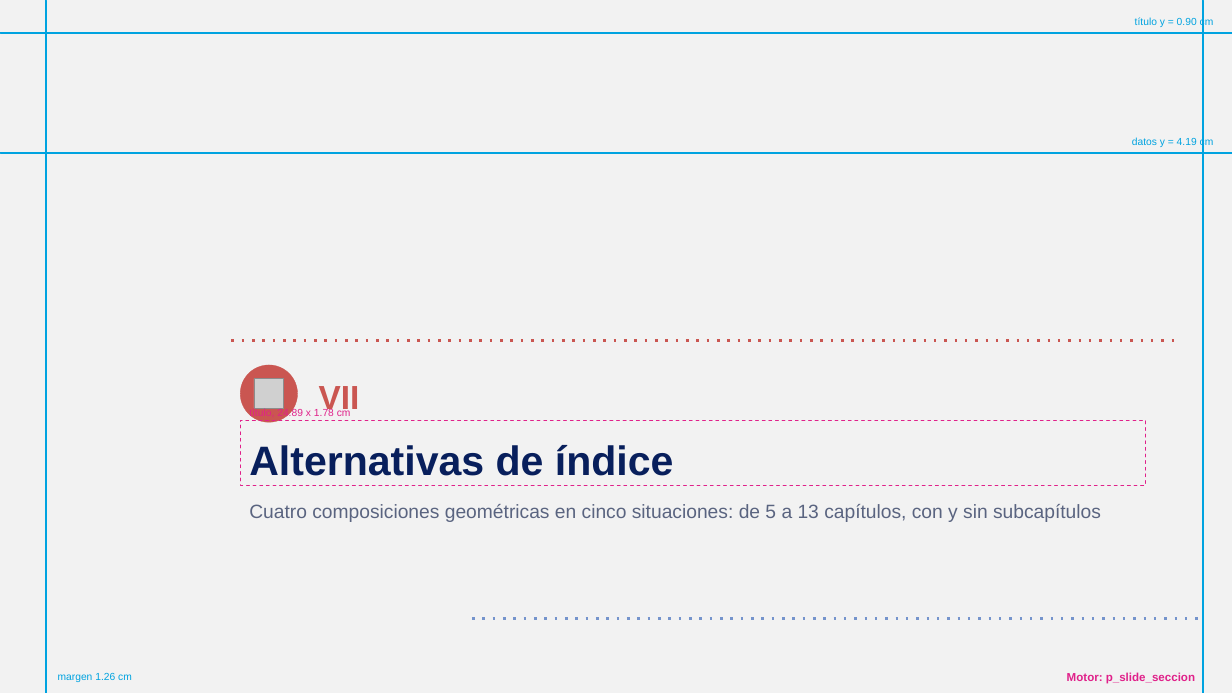
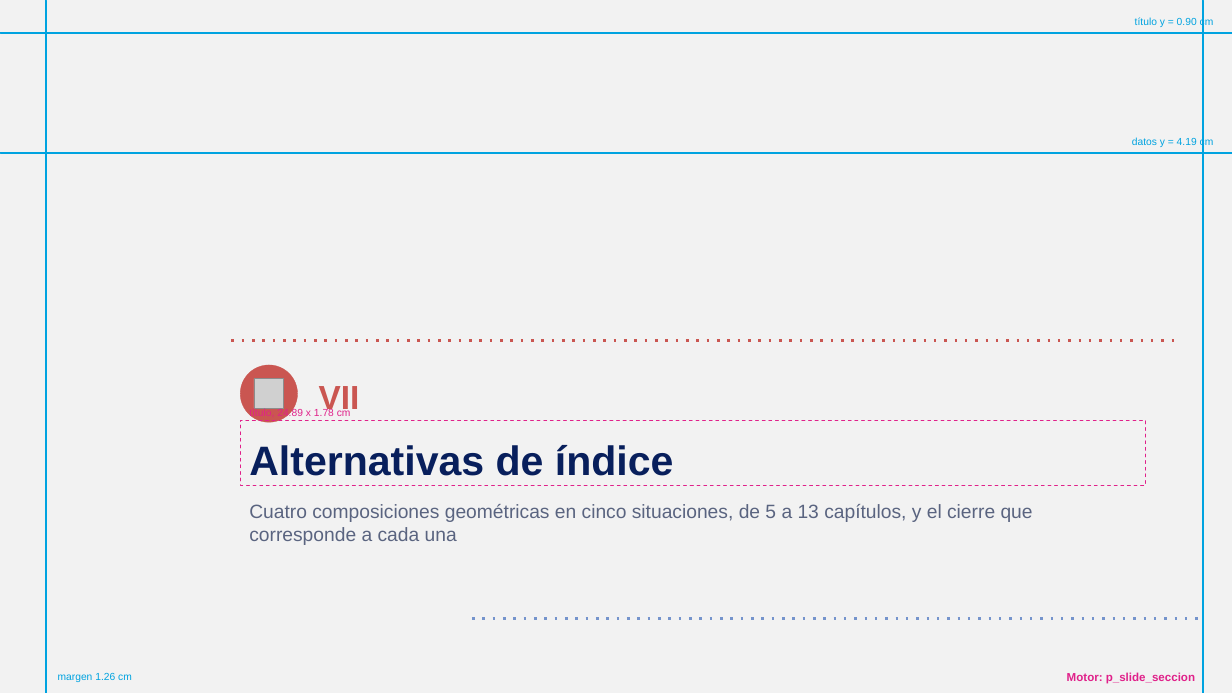
Before and after one commit to GonzaloAlmendariz/prosecnur-app, a slide deck: slide 142 of docs/qa/motor-ppt-2026-10-06/4-recetario/recetario-moderna-guias.pptx. Drawn at 1232x693 pixels with LibreOffice and Linux fonts; fonts in the diff are those of the drawing; grey boxes stand for pictures; background and template pictures are left out. Boxes give left, top, right and bottom in pixels: in the first picture for what was removed or moved away, otherwise in the second. Text is boxed around its words. In the diff, an @@ line names an element or a change of style, - is before the commit and + after.

```diff
--- a/docs/qa/motor-ppt-2026-10-06/4-recetario/recetario-moderna-guias.pptx
+++ b/docs/qa/motor-ppt-2026-10-06/4-recetario/recetario-moderna-guias.pptx
@@ text at (249,504,1033,545): text changed @@
-Cuatro composiciones geométricas en cinco situaciones: de 5 a 13 capítulos, con y sin subcapítulos
+Cuatro composiciones geométricas en cinco situaciones, de 5 a 13 capítulos, y el cierre que corresponde a cada una
```
Also in this commit, not shown: 15 other slides changed, 4 slides added, 11 other files.
